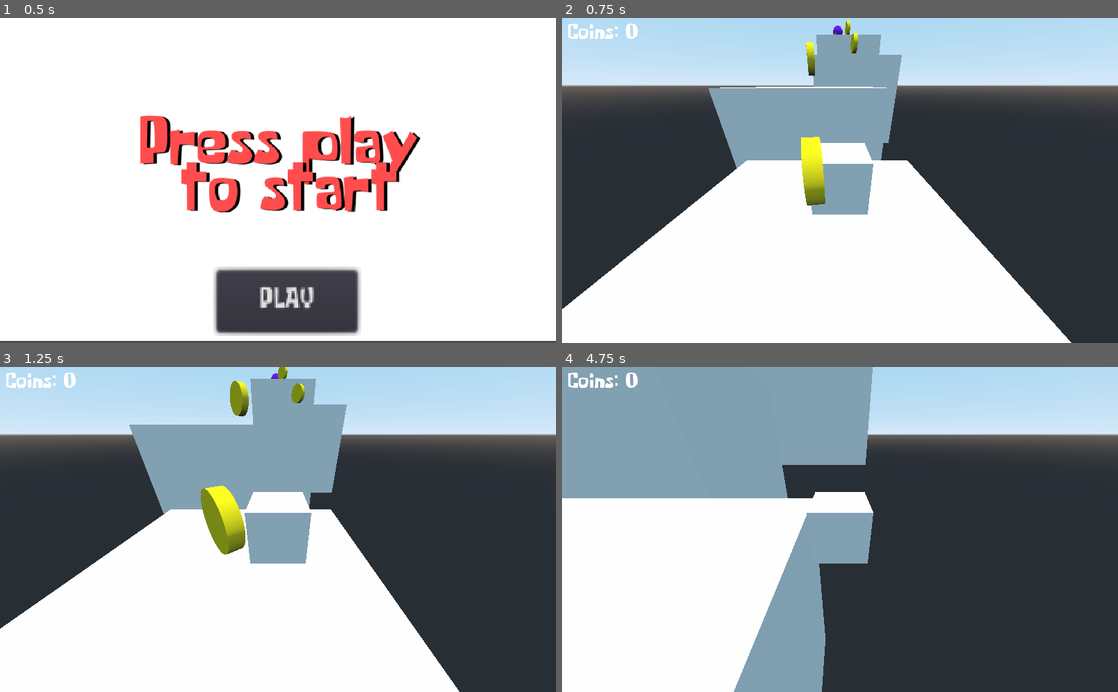
Above: before the commit, frames 1-4 (two rows, left to right).
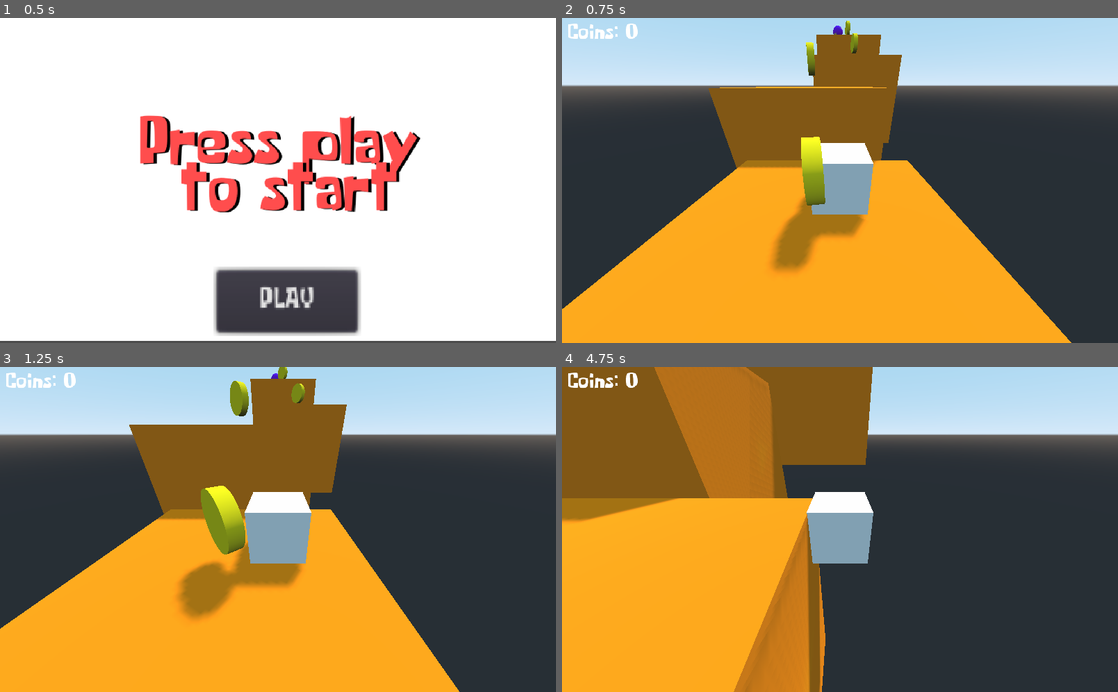
Above: after the commit, the same moments.

Repository: dwlcj/Project2
Game: Godot game, scene res://StartScreen.tscn
The game is run twice, just before and just after one commit, with the same random seed, the same clock (stepped at 60 frames per second) and the same inputs.
Inputs:
- Up to frame 1 (0.5 s): no input
- Up to frame 2 (0.75 s): click "PLAY" at 0.5 s
- Up to frame 3 (1.25 s): no input
- Up to frame 4 (4.75 s): hold Right (ui_right) 1.28-2.03 s; hold Down (ui_down) 2.03-2.75 s; click "TRY AGAIN" at 2.75 s; hold Right (ui_right) 3.53-4.28 s; hold Up (ui_up) from 4.28 s (still down)

Frame 1 is identical in both runs. In frame 2, 42% of the frame differs, in the area x 0-92%, y 0-100%; in frame 3, 42%; in frame 4, 48%, in the area x 0-56%, y 0-100%.

Commit message:
dedicated texture folder and better lighting

Diff:
--- a/CoinObject.tscn
+++ b/CoinObject.tscn
@@ -1,7 +1,8 @@
 [gd_scene load_steps=5 format=2]
 
 [ext_resource path="res://CoinObject.gd" type="Script" id=1]
-[ext_resource path="res://Cointexture.png" type="Texture" id=2]
+[ext_resource path="res://Textures/Cointexture.png" type="Texture" id=2]
+
 
 [sub_resource type="SpatialMaterial" id=1]
 albedo_texture = ExtResource( 2 )
--- a/Floor.tscn
+++ b/Floor.tscn
@@ -1,33 +1,38 @@
-[gd_scene load_steps=6 format=2]
+[gd_scene load_steps=8 format=2]
 
 [ext_resource path="res://Floor.gd" type="Script" id=1]
 [ext_resource path="res://CoinObject.tscn" type="PackedScene" id=2]
+[ext_resource path="res://Textures/FloorTexture.png" type="Texture" id=3]
 
-[sub_resource type="CubeMesh" id=1]
+[sub_resource type="SpatialMaterial" id=1]
+albedo_texture = ExtResource( 3 )
+
+[sub_resource type="CubeMesh" id=2]
+material = SubResource( 1 )
 size = Vector3( 10, 10, 10 )
 
-[sub_resource type="BoxShape" id=2]
+[sub_resource type="BoxShape" id=3]
 extents = Vector3( 5, 5, 5 )
 
-[sub_resource type="BoxShape" id=3]
+[sub_resource type="BoxShape" id=4]
 extents = Vector3( 4.8, 0.02, 4.8 )
 
 [node name="StaticBody" type="StaticBody"]
 script = ExtResource( 1 )
 
 [node name="MeshInstance" type="MeshInstance" parent="."]
-mesh = SubResource( 1 )
+mesh = SubResource( 2 )
 material/0 = null
 
 [node name="CollisionShape" type="CollisionShape" parent="."]
 transform = Transform( 1, 0, 0, 0, 1, 0, 0, 0, 1, 0.00882912, 0.00796163, -0.00304794 )
-shape = SubResource( 2 )
+shape = SubResource( 3 )
 
 [node name="Area" type="Area" parent="."]
 
 [node name="CollisionShape" type="CollisionShape" parent="Area"]
 transform = Transform( 1, 0, 0, 0, 1, 0, 0, 0, 1, 0, 0.264414, 0 )
-shape = SubResource( 3 )
+shape = SubResource( 4 )
 
 [node name="Spatial" parent="." instance=ExtResource( 2 )]
 transform = Transform( 1, 0, 0, 0, 1, 0, 0, 0, 1, 0, 6.79392, 0 )
--- a/Goal.tscn
+++ b/Goal.tscn
@@ -1,7 +1,8 @@
 [gd_scene load_steps=6 format=2]
 
 [ext_resource path="res://Goal.gd" type="Script" id=1]
-[ext_resource path="res://GoalTexture.png" type="Texture" id=2]
+[ext_resource path="res://Textures/GoalTexture.png" type="Texture" id=2]
+
 
 [sub_resource type="SpatialMaterial" id=1]
 albedo_texture = ExtResource( 2 )
--- a/Main.tscn
+++ b/Main.tscn
@@ -30,4 +30,5 @@
 [node name="Control" parent="CanvasLayer" instance=ExtResource( 1 )]
 
 [node name="DirectionalLight" type="DirectionalLight" parent="."]
-transform = Transform( 1, 0, 0, 0, -1.62921e-07, 1, 0, -1, -1.62921e-07, 0, 23.0537, 0 )
+transform = Transform( 0.866025, 0.433013, -0.25, 0, 0.5, 0.866025, 0.5, -0.75, 0.433013, 0, 23.0537, 0 )
+shadow_enabled = true
Renamed: Cointexture.png -> Textures/Cointexture.png
Not shown, added: Textures/Cointexture.png.import
Binary file added: Textures/FloorTexture.png
Not shown, changed: Textures/FloorTexture.png.import
Renamed: GoalTexture.png -> Textures/GoalTexture.png
Not shown, changed: Textures/GoalTexture.png.import
